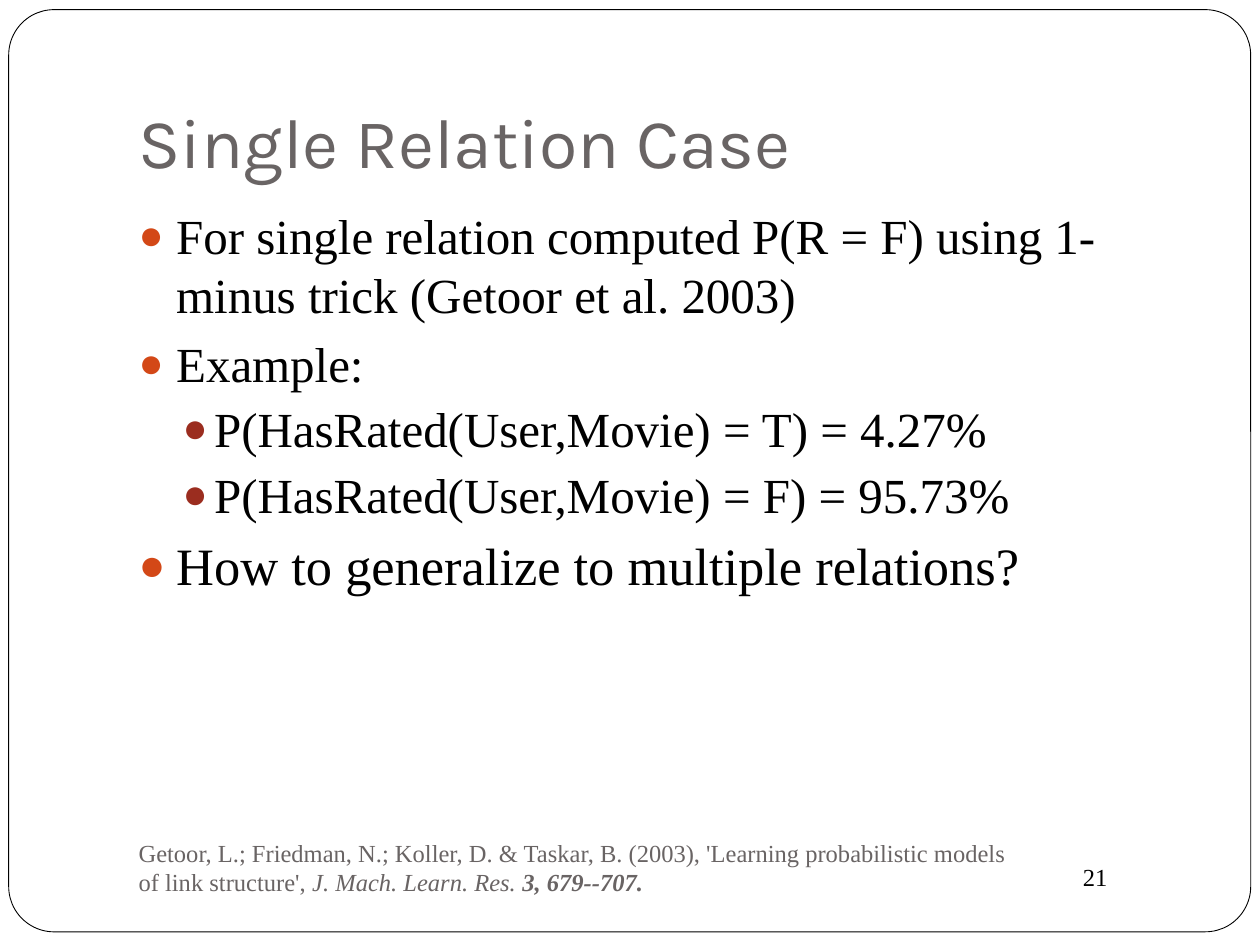
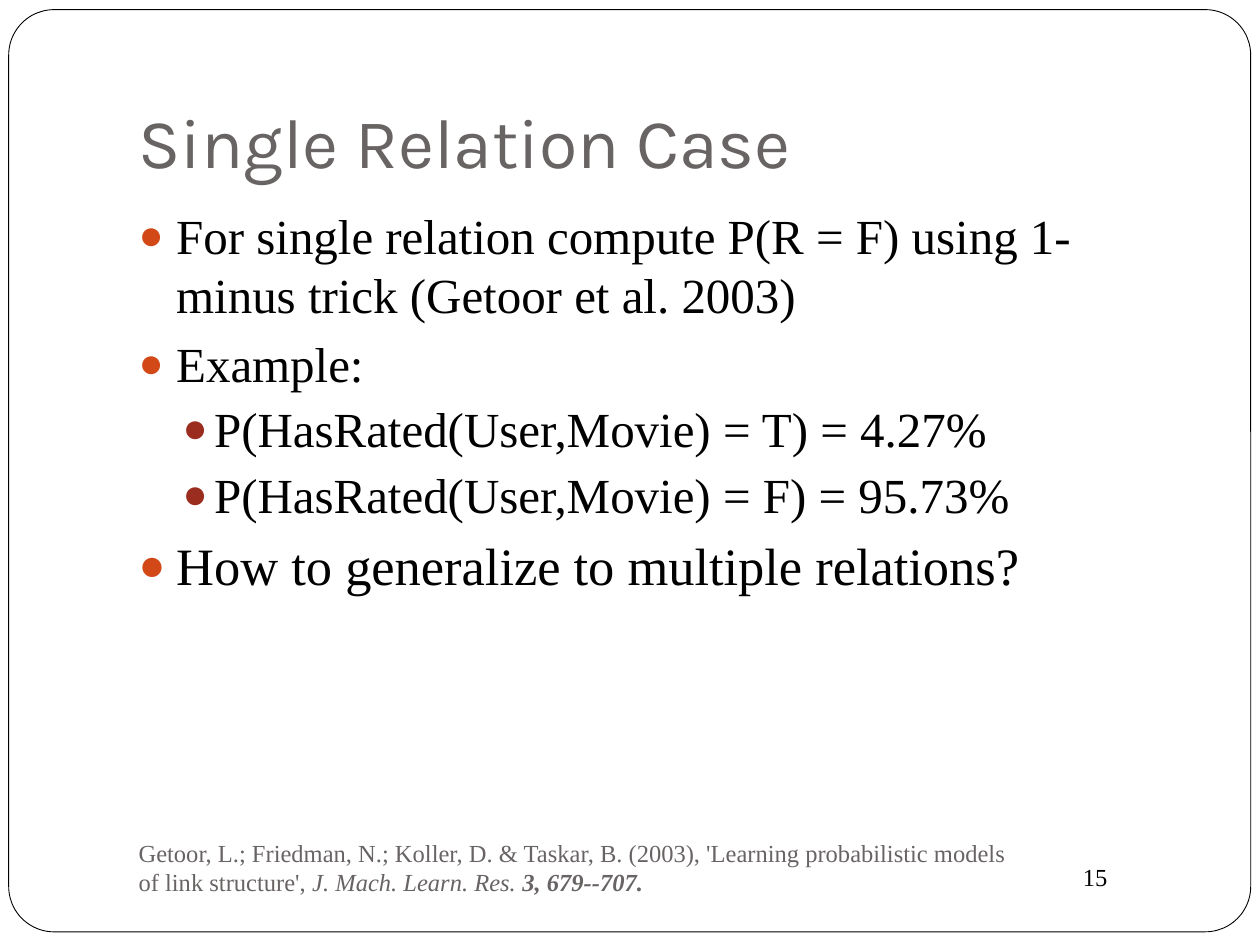
Before and after one commit to oschulte/srl-tutorial-slides, a slide deck: slide 15 of ch3-par-learning.pptx (slide 21 before the commit). Drawn at 1260x945 pixels with LibreOffice and Linux fonts; fonts in the diff are those of the drawing. Boxes give left, top, right and bottom in pixels: in the first picture for what was removed or moved away, otherwise in the second. Text is boxed around its words. In the diff, an @@ line names an element or a change of style, - is before the commit and + after.

```diff
--- a/ch3-par-learning.pptx
+++ b/ch3-par-learning.pptx
@@ text at [176, 220, 1071, 323]: text changed @@
-● For single relation computed P(R = F) using 1-minus trick (Getoor et al. 2003)
+● For single relation compute P(R = F) using 1-minus trick (Getoor et al. 2003)
@@ page number at [1083, 870, 1108, 887]: text changed @@
-21
+15
```
Also in this commit, not shown: 13 other slides changed, 1 slide added, 7 slides removed.
